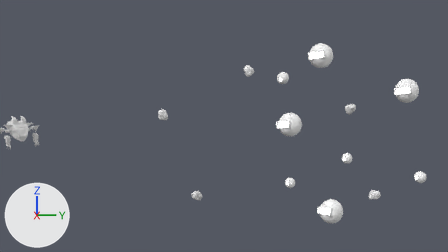
The Blender file Demonation/Assets/Models/enemies.blend, before and after one commit.
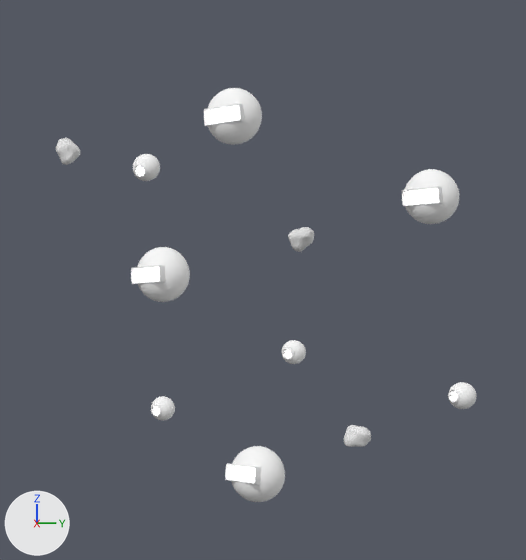
Each version appears first from the file's camera 'Camera', and next in a close-up on the part from 49% to 100% of the width and 2% to 99% of the height. Lighting does not change. The marker at lower left points along +X, +Y and +Z.

In view in the first close-up: 'Sphere.001', 'Sphere.002', 'Sphere.003', 'luna', 'planeta', 'planeta.001', 'planeta.002', 'planeta.003'.
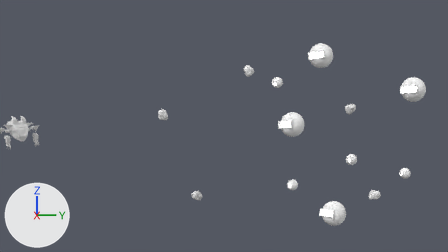
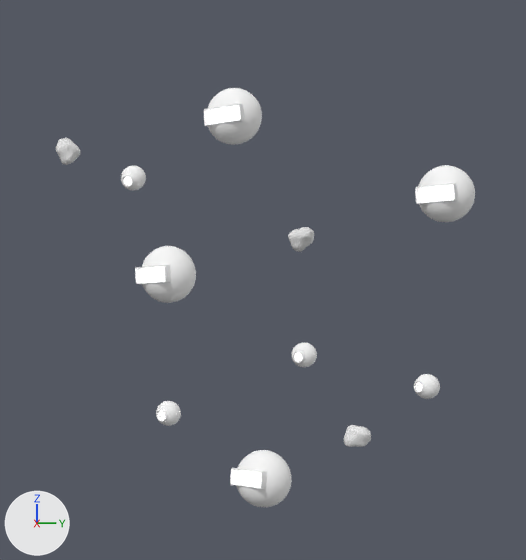
Location of each change, (x1, y1, x2, y2) in pixels of the close-ups (526 x 560 px):
'planeta', moved
    before: (402, 169, 459, 224)
    after: (415, 165, 475, 222)
'planeta.001', moved
    before: (225, 446, 285, 502)
    after: (230, 450, 292, 507)
'planeta.003', moved
    before: (131, 247, 190, 302)
    after: (135, 246, 196, 303)
'Sphere.001', moved
    before: (448, 382, 477, 409)
    after: (414, 374, 440, 399)
'Sphere.002', moved
    before: (133, 154, 160, 181)
    after: (121, 166, 146, 190)
'luna', moved
    before: (281, 340, 306, 364)
    after: (292, 343, 317, 367)
'Sphere.003', moved
    before: (151, 396, 175, 420)
    after: (156, 401, 181, 426)

Diff of the bpy script that builds the scene:
```diff
--- a/Demonation/Assets/Models/enemies.blend.py
+++ b/Demonation/Assets/Models/enemies.blend.py
@@ ob_sphere_001 @@
 ob_sphere_001 = bpy.data.objects.new('Sphere.001', me_sphere_003)
-ob_sphere_001.location = (27.7, 43.1, 5.5)
+ob_sphere_001.location = (0.0, 43.1, 5.5)
 ob_sphere_001.rotation_euler = (-0.0175, 0.394, 0.537)  # degrees (-1, 23, 31)
@@ ob_sphere_002 @@
 ob_sphere_002 = bpy.data.objects.new('Sphere.002', me_sphere_004)
-ob_sphere_002.location = (33.6, -29.6, 57.1)
+ob_sphere_002.location = (0.0, -29.6, 57.1)
 ob_sphere_002.rotation_euler = (0.394, 0.571, 1.169)  # degrees (23, 33, 67)
@@ ob_planeta_001 @@
 ob_planeta_001 = bpy.data.objects.new('planeta.001', me_sphere_005)
-ob_planeta_001.location = (-8.3, 2.6, -17.3)
+ob_planeta_001.location = (0.0, 2.6, -17.3)
 ob_planeta_001.rotation_euler = (-0.0988, -0.00758, 0.688)  # degrees (-5.7, -0.4, 39)
@@ ob_sphere_003 @@
 ob_sphere_003 = bpy.data.objects.new('Sphere.003', me_sphere_007)
-ob_sphere_003.location = (-13.2, -20.9, -1.2)
+ob_sphere_003.location = (0.0, -20.9, -1.2)
 ob_sphere_003.rotation_euler = (0.135, 0.0531, 0.831)  # degrees (7.7, 3, 48)
@@ ob_planeta_003 @@
 ob_planeta_003 = bpy.data.objects.new('planeta.003', me_sphere_001)
-ob_planeta_003.location = (-12.3, -21.0, 33.2)
+ob_planeta_003.location = (0.0, -21.0, 33.2)
 ob_planeta_003.rotation_euler = (0.018, -0.0582, 0.729)  # degrees (1, -3.3, 42)
@@ ob_planeta @@
 ob_planeta = bpy.data.objects.new('planeta', me_sphere)
-ob_planeta.location = (-12.3, 47.7, 53.1)
+ob_planeta.location = (0.0, 47.7, 53.1)
 ob_planeta.rotation_euler = (0.04, -0.0503, 0.869)  # degrees (2.3, -2.9, 50)
@@ ob_luna @@
 ob_luna = bpy.data.objects.new('luna', me_sphere_002)
-ob_luna.location = (-13.2, 12.7, 13.3)
+ob_luna.location = (0.0, 12.7, 13.3)
 ob_luna.rotation_euler = (0.135, 0.0531, 0.831)  # degrees (7.7, 3, 48)
```
